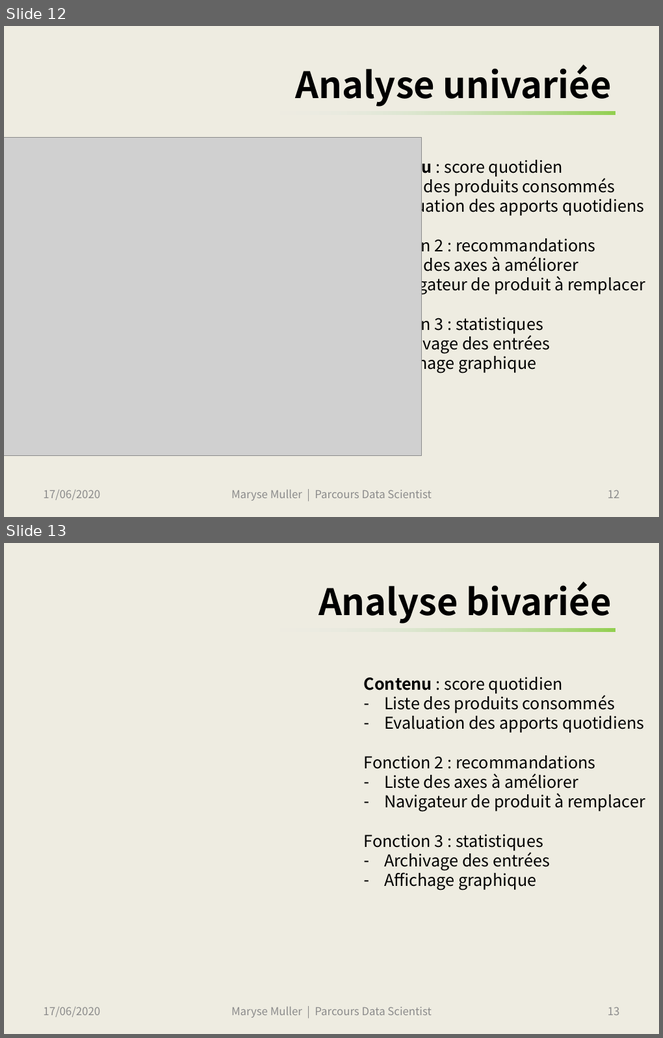
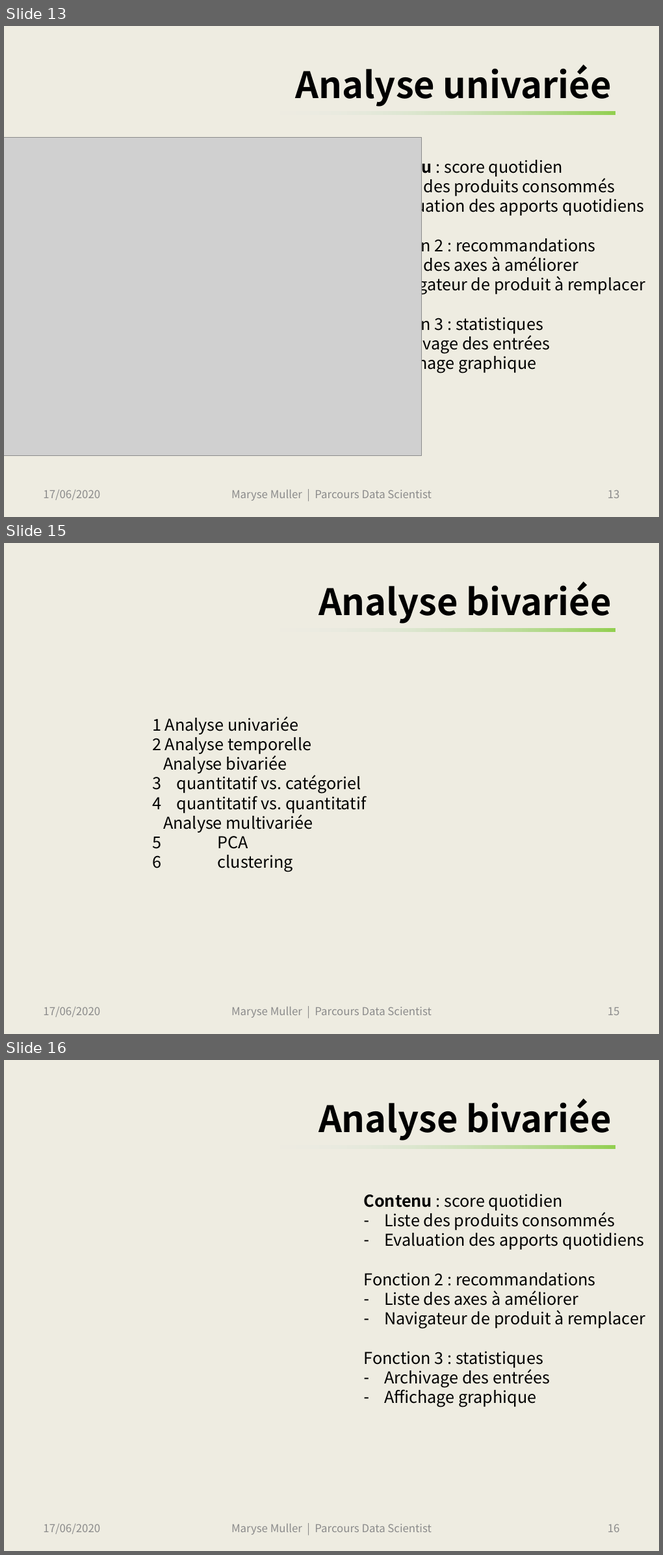
Before and after one commit to SmellyArmure/OC_DS_Project3, a slide deck: SOUTENANCE/Projet3.pptx. Shown one above the other, each under a label of ours: slides 12 and 13 before the commit, slides 13, 15 and 16 after it; the slides between them are not shown. The pictures are 663x1038 and 663x1555 pixels, drawn with LibreOffice and Linux fonts; fonts in the diff are those of the drawing; grey boxes stand for pictures. Boxes give left, top, right and bottom in pixels: in the first picture for what was removed or moved away, otherwise in the second. Text is boxed around its words. In the diff, an @@ line names an element or a change of style, - is before the commit and + after.

Commit message:
P3_Analysis : Analyse bivariée tests Anova et Kruskal-Wallis pour nutrigrade et teneurs, pnns et nutriscore, classement des marques, Pair plots et corrélations, tableaux de contingence, clustering à partir de la PCA. … en cours

```diff
--- a/SOUTENANCE/Projet3.pptx
+++ b/SOUTENANCE/Projet3.pptx
@@ slide 15 added at [4, 543, 659, 1034], background #EEECE1 @@
@@ title added at [319, 581, 611, 624], 40 pt, text #000000, bold @@
+Analyse bivariée
@@ rectangle added at [278, 629, 615, 632], fill gradient #92D050 to #E1E8F5 @@
@@ text added at [152, 717, 366, 873], 18 pt, text #000000 @@
+1 Analyse univariée
+2 Analyse temporelle
+Analyse bivariée
+3 quantitatif vs. catégoriel
+4 quantitatif vs. quantitatif
+Analyse multivariée
+5 PCA
+6 clustering
@@ text added at [43, 1007, 100, 1017], 12 pt, text #8C8C8C @@
+17/06/2020
@@ text added at [232, 1007, 431, 1018], 12 pt, text #8C8C8C @@
+Maryse Muller | Parcours Data Scientist
@@ page number added at [608, 1008, 620, 1016], 12 pt, text #8C8C8C @@
+15
@@ what was slide 12 is now slide 13 @@
@@ page number at [608, 490, 620, 499]: text changed @@
-12
+13
@@ what was slide 13 is now slide 16 @@
@@ page number at [608, 1524, 620, 1533]: text changed @@
-13
+16
```
Also in this commit, not shown: 2 slides changed, 5 other slides added, 1 other file.
